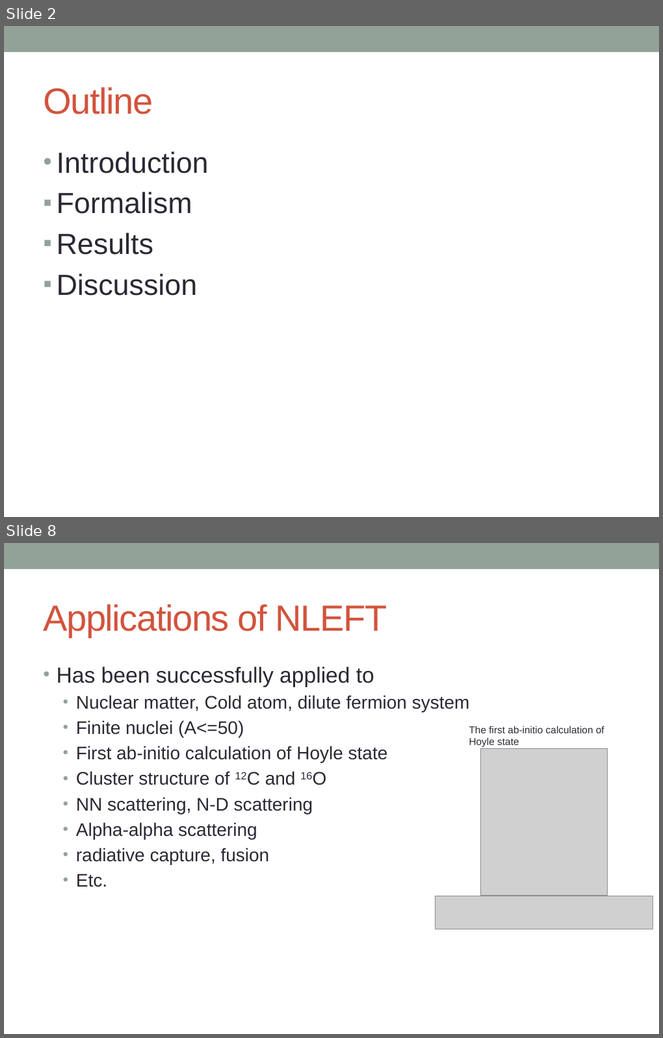
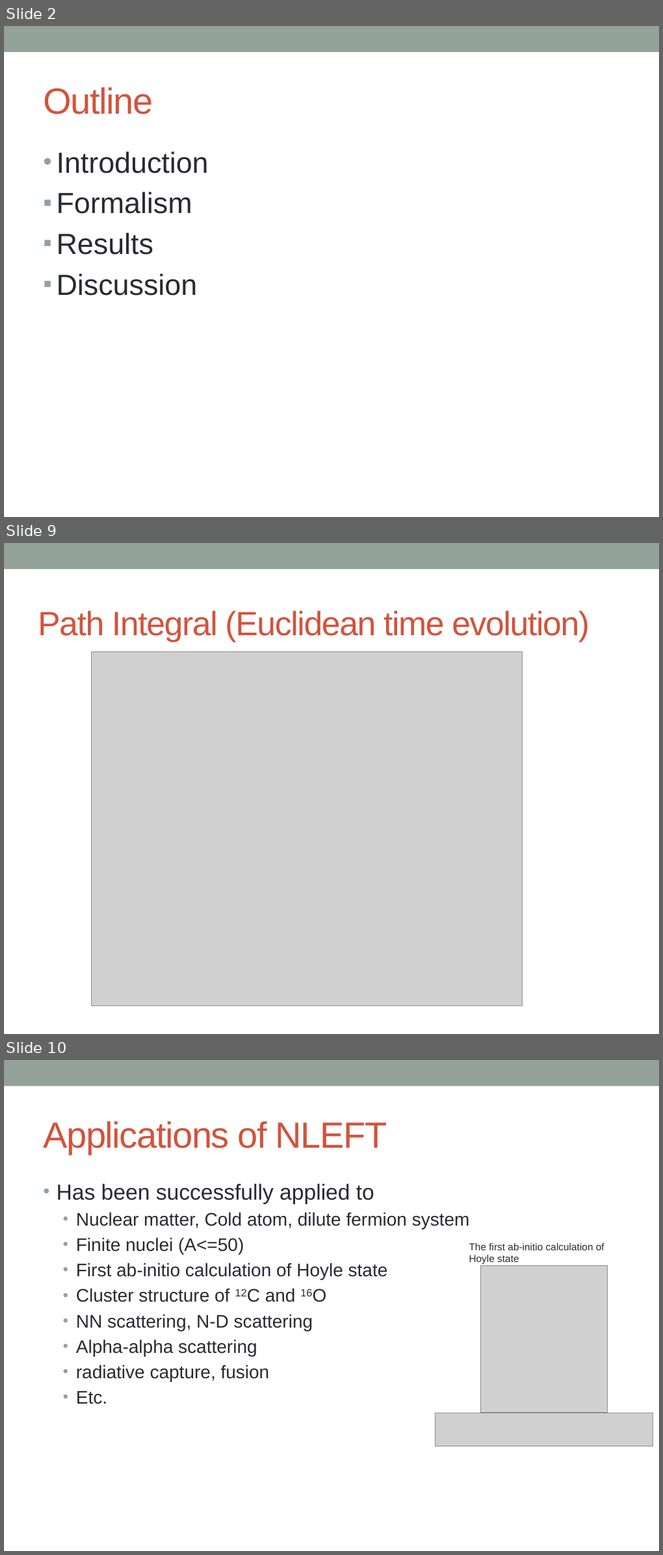
Before and after one commit to alphacentaury-github/NPSS2020, a slide deck: 20200928_송영호_연세대.pptx. Shown one above the other, each under a label of ours: slides 2 and 8 before the commit, slides 2, 9 and 10 after it; the slides between them are not shown. The pictures are 663x1038 and 663x1555 pixels, drawn with LibreOffice and Linux fonts; fonts in the diff are those of the drawing; grey boxes stand for pictures. Boxes give left, top, right and bottom in pixels: in the first picture for what was removed or moved away, otherwise in the second. Text is boxed around its words. In the diff, an @@ line names an element or a change of style, - is before the commit and + after.

```diff
--- a/20200928_송영호_연세대.pptx
+++ b/20200928_송영호_연세대.pptx
@@ slide 9 added at (4,543,659,1034), background #FFFFFF; not listed: 1 template element that a slide beside it also shows @@
@@ text added at (38,611,590,642), 37 pt, text #D2533C @@
+Path Integral (Euclidean time evolution)
@@ picture added at (91,652,522,1006) @@
@@ what was slide 8 is now slide 10 @@
```
Also in this commit, not shown: 6 slides changed, 13 other slides added, 2 slides removed.
